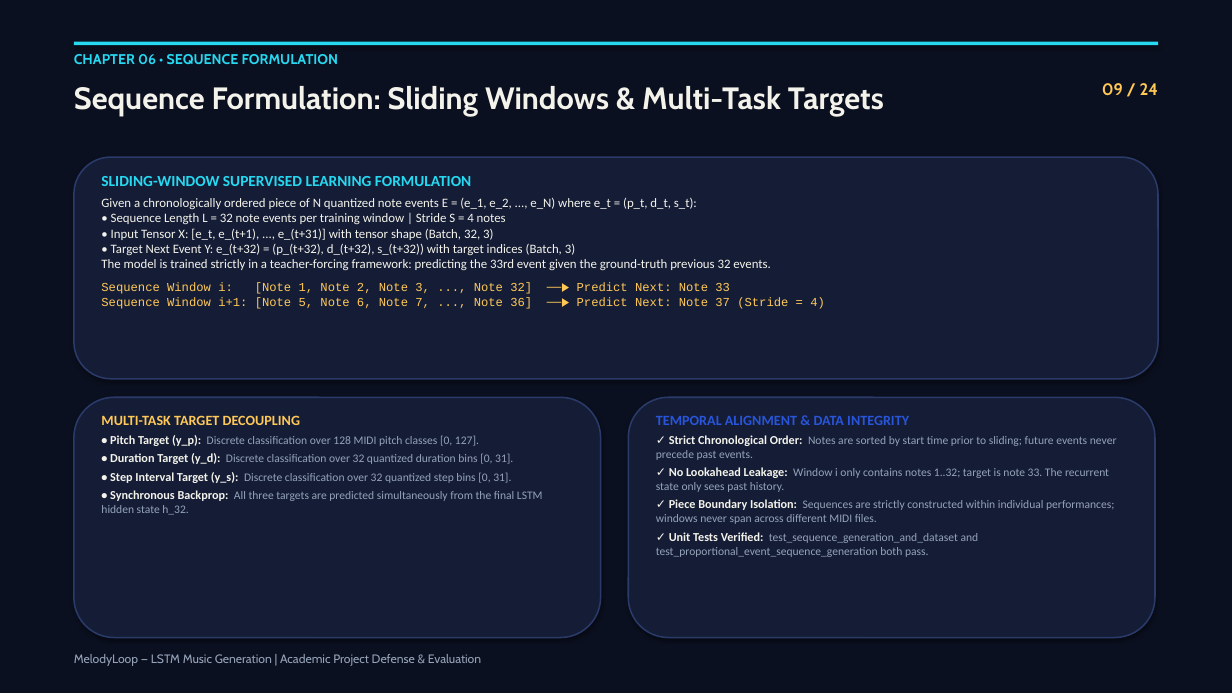
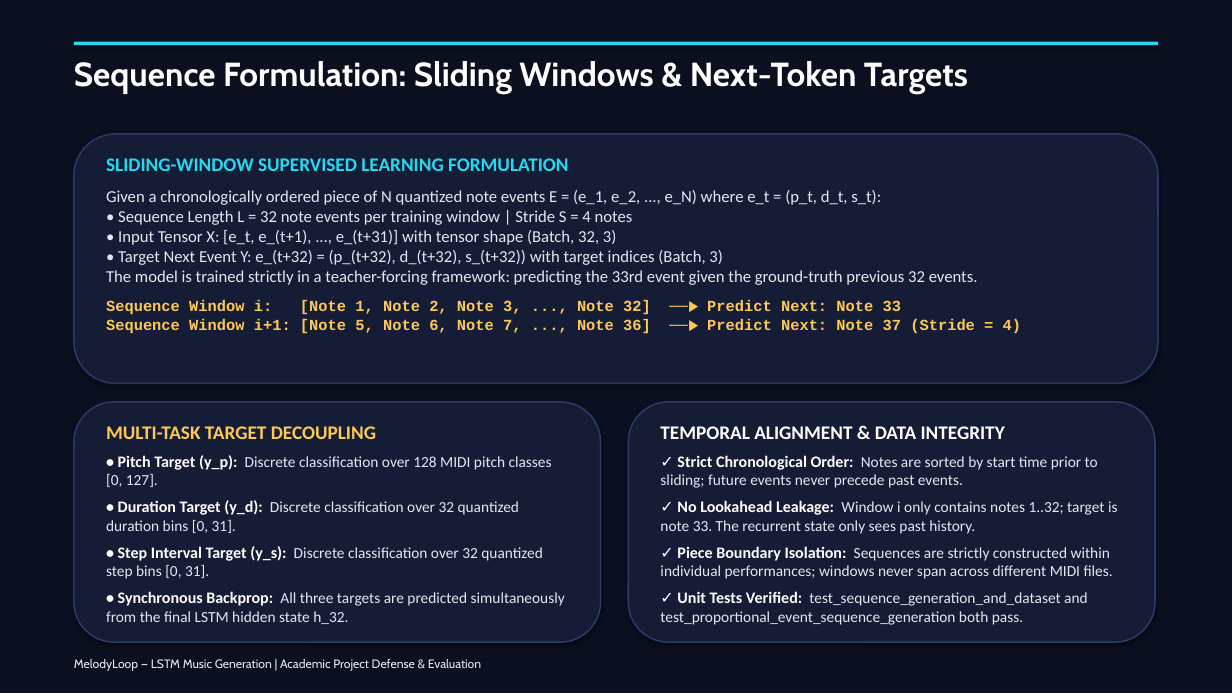
Before and after one commit to Pankaj-Jhajhria/Music-Generation-using-LSTM-MelodyLoop-, a slide deck: slide 9 of MelodyLoop_Presentation_Professional.pptx. Drawn at 1232x693 pixels with LibreOffice and Linux fonts; fonts in the diff are those of the drawing. Boxes give left, top, right and bottom in pixels: in the first picture for what was removed or moved away, otherwise in the second. Text is boxed around its words. In the diff, an @@ line names an element or a change of style, - is before the commit and + after.

Commit message:
refactor(presentation): Update slide deck to 17 slides with large legible text, white text, and clean header banners

```diff
--- a/MelodyLoop_Presentation_Professional.pptx
+++ b/MelodyLoop_Presentation_Professional.pptx
@@ text at bbox=[74, 61, 968, 95]: text changed; size 11 to 26 pt; text colour #26D9F1 to #FFFFFF @@
-CHAPTER 06 • SEQUENCE FORMULATION
+Sequence Formulation: Sliding Windows & Next-Token Targets
@@ text removed at bbox=[74, 86, 884, 116] @@
-Sequence Formulation: Sliding Windows & Multi-Task Targets
@@ text removed at bbox=[1102, 83, 1159, 96] @@
-09 / 24
@@ rounded rectangle: place and size @@
-rounded rectangle at bbox=[74, 157, 1158, 379]
+rounded rectangle at bbox=[74, 134, 1158, 384]
@@ text "SLIDING-WINDOW SUPERVISED LEARNING FORMULATION": place and size @@
-text "SLIDING-WINDOW SUPERVISED LEARNING FORMULATION" at bbox=[101, 176, 825, 309]
+text "SLIDING-WINDOW SUPERVISED LEARNING FORMULATION" at bbox=[106, 158, 1021, 334]
@@ text "SLIDING-WINDOW SUPERVISED LEARNING FORMULATION" at bbox=[106, 158, 1021, 334]: size 12 to 15 pt in "SLIDING-WINDOW SUPERVISED LEARNING FORMULATION"; size 10 to 13 pt, text colour #F4F3EB to #E2E8F0 in "Given a chronologically ordered piece of N ..."; size 9.5 to 12 pt, bold on in "Sequence Window i: [Note 1, Note 2, ..."; more space between paragraphs @@
@@ rounded rectangle: place and size @@
-rounded rectangle at bbox=[628, 397, 1155, 638]
+rounded rectangle at bbox=[74, 402, 601, 642]
@@ text "MULTI-TASK TARGET DECOUPLING": place and size @@
-text "MULTI-TASK TARGET DECOUPLING" at bbox=[101, 415, 543, 515]
+text "MULTI-TASK TARGET DECOUPLING" at bbox=[106, 426, 565, 624]
@@ text "MULTI-TASK TARGET DECOUPLING" at bbox=[106, 426, 565, 624]: size 11 to 15 pt in "MULTI-TASK TARGET DECOUPLING"; size 9.5 to 12.5 pt, text colour #F4F3EB to #FFFFFF in "• Pitch Target (y_p):", "• Duration Target (y_d):", "• Step Interval Target (y_s):", "• Synchronous Backprop:"; size 9 to 12 pt, text colour #94A3B8 to #E2E8F0 in "Discrete classification over 128 MIDI pitch classes ...", "Discrete classification over 32 quantized duration bins ...", "Discrete classification over 32 quantized step bins ...", "All three targets are predicted simultaneously from ..."; more space between paragraphs @@
@@ rounded rectangle: place and size @@
-rounded rectangle at bbox=[74, 397, 601, 638]
+rounded rectangle at bbox=[628, 402, 1155, 642]
@@ text "TEMPORAL ALIGNMENT & DATA INTEGRITY": place and size @@
-text "TEMPORAL ALIGNMENT & DATA INTEGRITY" at bbox=[656, 416, 1117, 557]
+text "TEMPORAL ALIGNMENT & DATA INTEGRITY" at bbox=[660, 426, 1118, 625]
@@ text "TEMPORAL ALIGNMENT & DATA INTEGRITY" at bbox=[660, 426, 1118, 625]: size 11 to 15 pt, text colour #2855D9 to #FFFFFF in "TEMPORAL ALIGNMENT & DATA INTEGRITY"; size 9.5 to 12.5 pt, text colour #F4F3EB to #FFFFFF in "✓ Strict Chronological Order:", "✓ No Lookahead Leakage:", "✓ Piece Boundary Isolation:", "✓ Unit Tests Verified:"; size 9 to 12 pt, text colour #94A3B8 to #E2E8F0 in "Notes are sorted by start time prior ...", "Window i only contains notes 1..32; target ...", "Sequences are strictly constructed within individual perform ...", "test_sequence_generation_and_dataset and test_proportional_e ..."; more space between paragraphs @@
@@ text "MelodyLoop — LSTM Music Generation ..." at bbox=[74, 659, 481, 671]: text colour #94A3B8 to #E2E8F0 @@
```
Also in this commit, not shown: 16 other slides changed, 7 slides removed, 2 other files.
